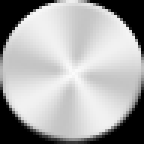
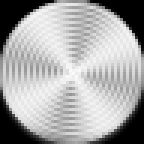
Layered file, before and after one edit (144 × 144). Changes by layer:
painted on "Base" over [0, 0, 144, 144]
added layer "Radial copy" above "Layer 1" over [0, 0, 144, 144]
